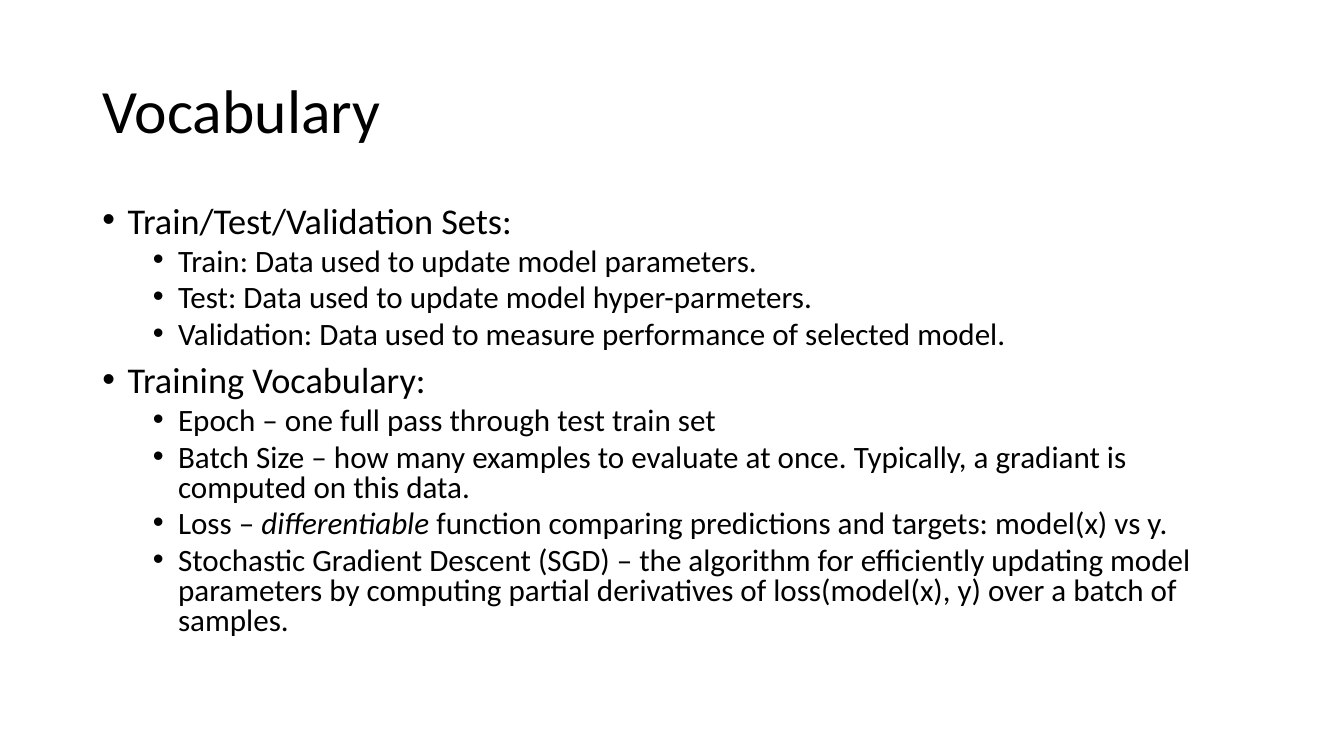
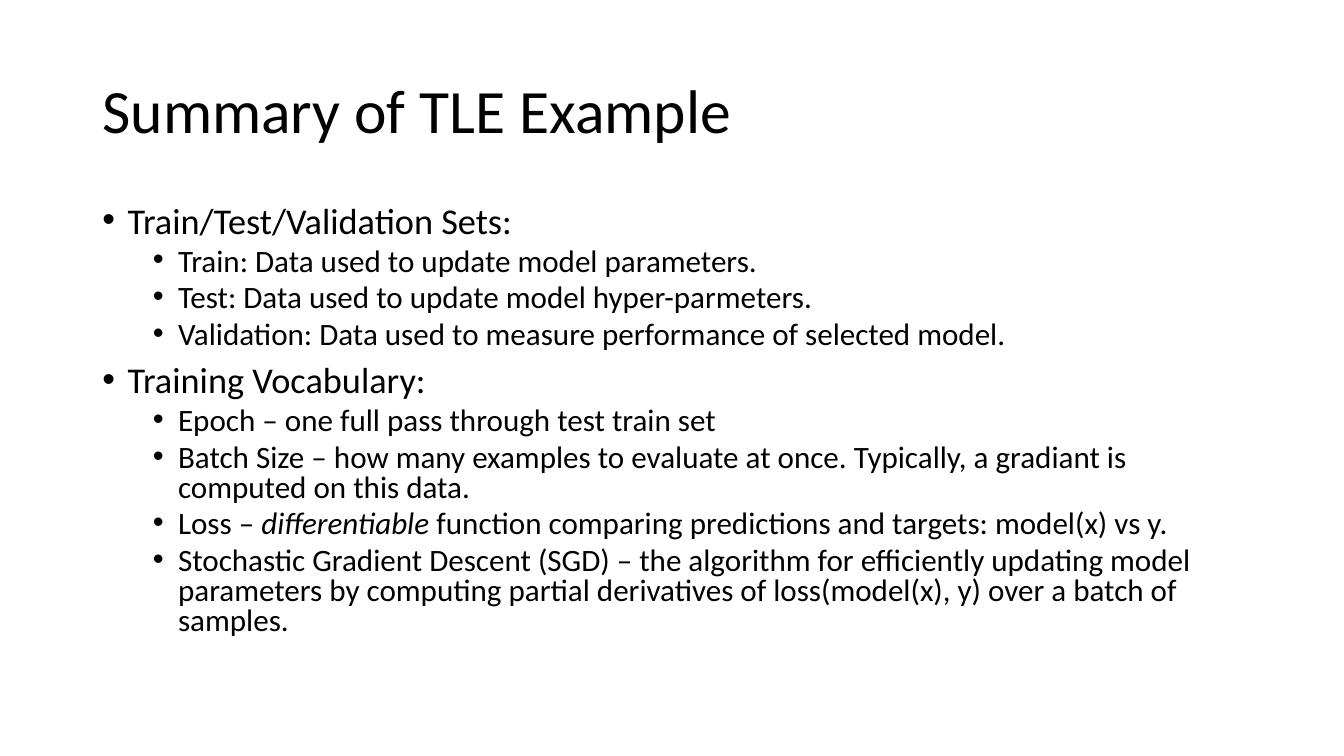
Before and after one commit to PJ7668/ml-for-ssa, a slide deck: slide 10 of ML4SSA.pptx (slide 9 before the commit). Drawn at 1344x756 pixels with LibreOffice and Linux fonts; fonts in the diff are those of the drawing. Boxes give left, top, right and bottom in pixels: in the first picture for what was removed or moved away, otherwise in the second. Text is boxed around its words. In the diff, an @@ line names an element or a change of style, - is before the commit and + after.

```diff
--- a/ML4SSA.pptx
+++ b/ML4SSA.pptx
@@ title at [102, 90, 730, 143]: text changed @@
-Vocabulary
+Summary of TLE Example
```
Also in this commit, not shown: 5 other slides changed, 6 slides added, 3 other files.
